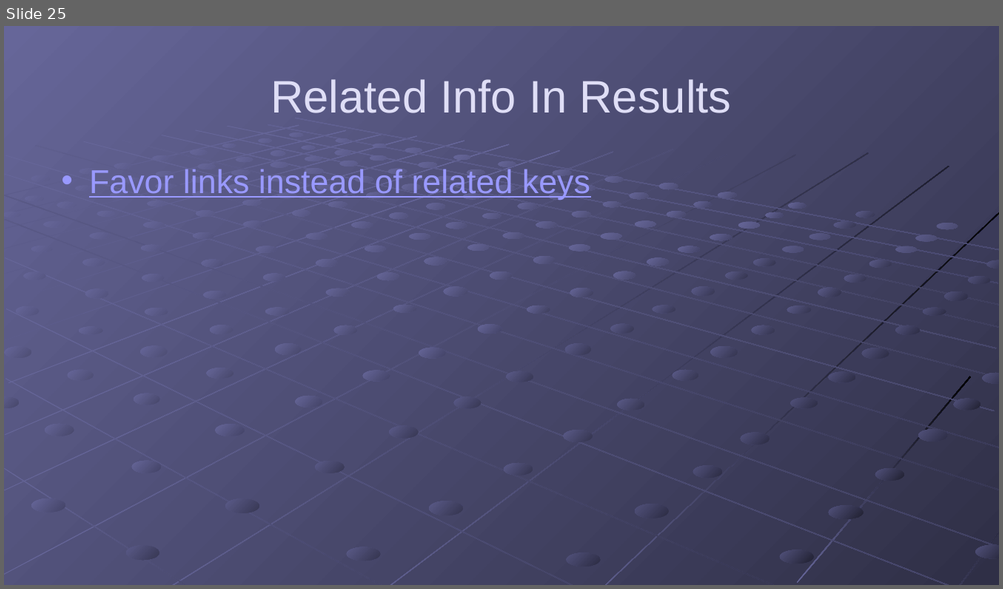
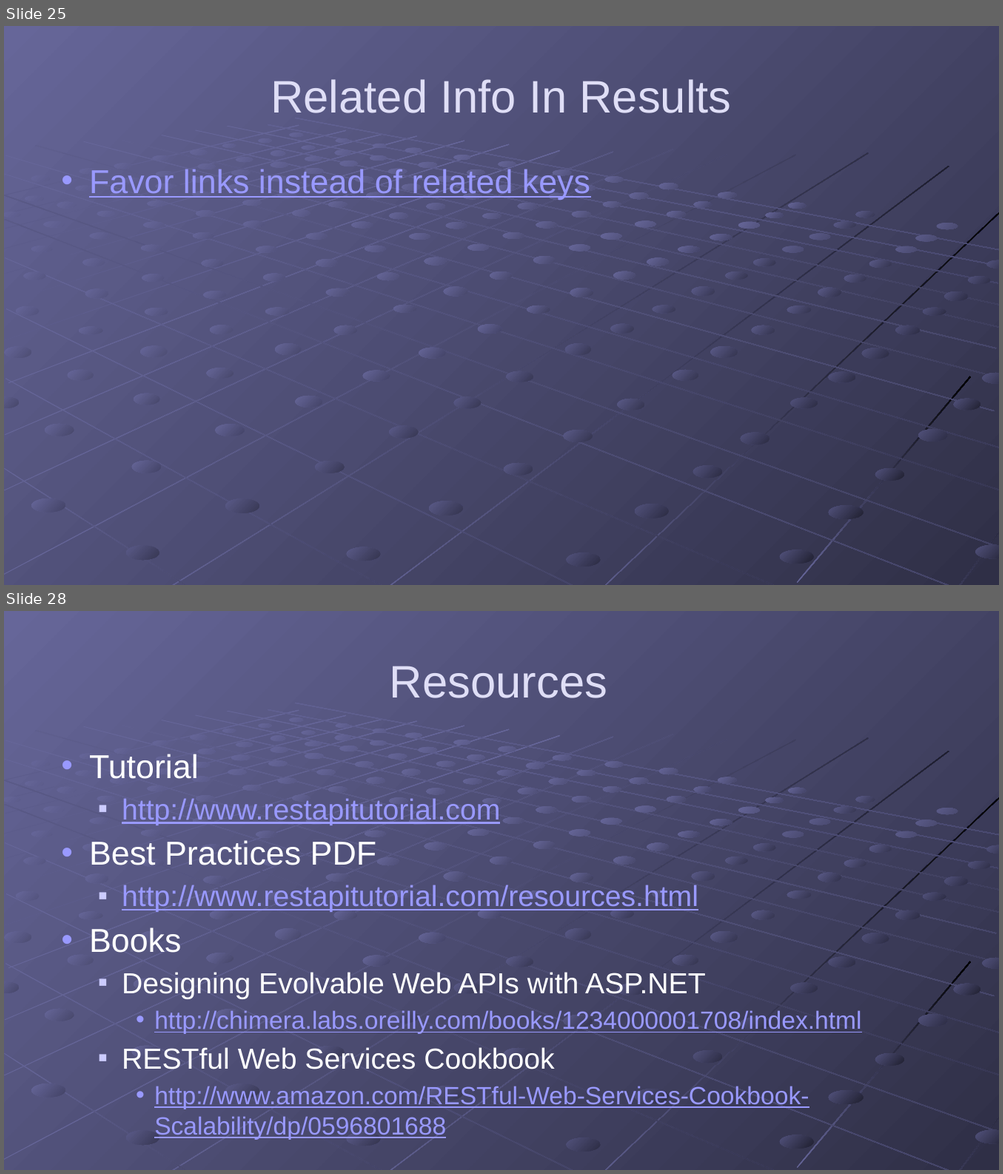
Before and after one commit to gregsohl/RESTFul_API_Presentation, a slide deck: Presentation/RESTful APIs.pptx. Shown one above the other, each under a label of ours: slide 25 before the commit, slides 25 and 28 after it; the slides between them are not shown. The pictures are 1003x589 and 1003x1174 pixels, drawn with LibreOffice and Linux fonts; fonts in the diff are those of the drawing. Boxes give left, top, right and bottom in pixels: in the first picture for what was removed or moved away, otherwise in the second. Text is boxed around its words. In the diff, an @@ line names an element or a change of style, - is before the commit and + after.

```diff
--- a/Presentation/RESTful APIs.pptx
+++ b/Presentation/RESTful APIs.pptx
@@ slide 28 added at bbox=[4, 611, 999, 1170], background gradient #666699 to #49496D; not listed: 215 template elements that a slide beside it also shows @@
@@ title added at bbox=[390, 666, 607, 698], 44 pt, text #DFDEF6 @@
+Resources
@@ text added at bbox=[89, 754, 861, 1110], 24 pt, text #9999FF, underline @@
+• Tutorial
+  ■ http://www.restapitutorial.com
+• Best Practices PDF
+  ■ http://www.restapitutorial.com/resources.html
+• Books
+  ■ Designing Evolvable Web APIs with ASP.NET
+    • http://chimera.labs.oreilly.com/books/1234000001708/index.html
+  ■ RESTful Web Services Cookbook
+    • http://www.amazon.com/RESTful-Web-Services-Cookbook-Scalability/dp/0596801688
```
Also in this commit, not shown: 3 other slides added, 10 other files.
